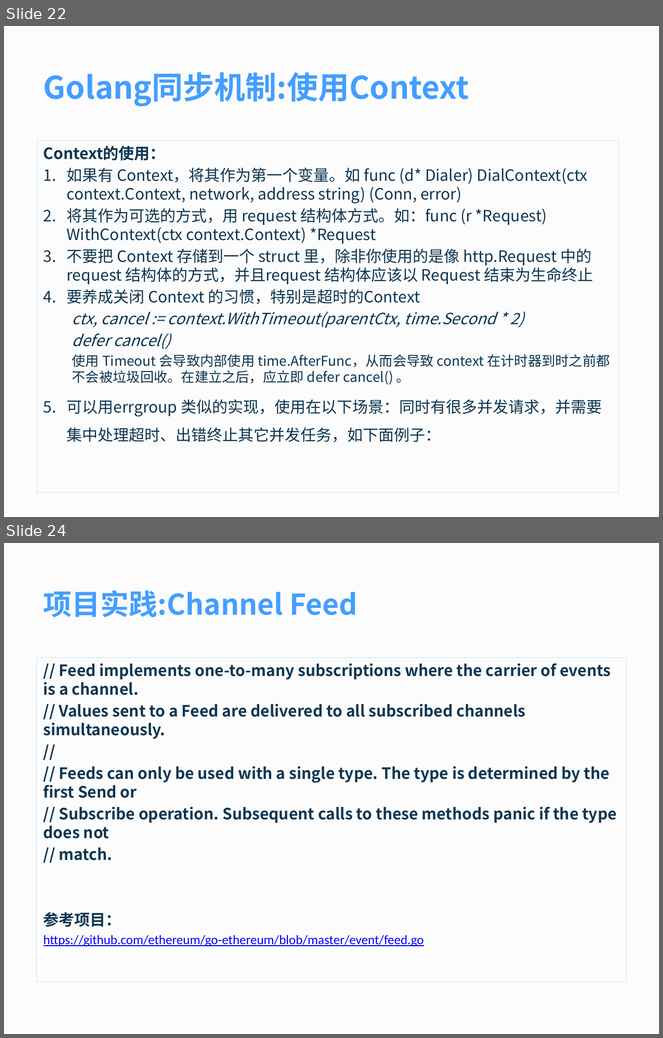
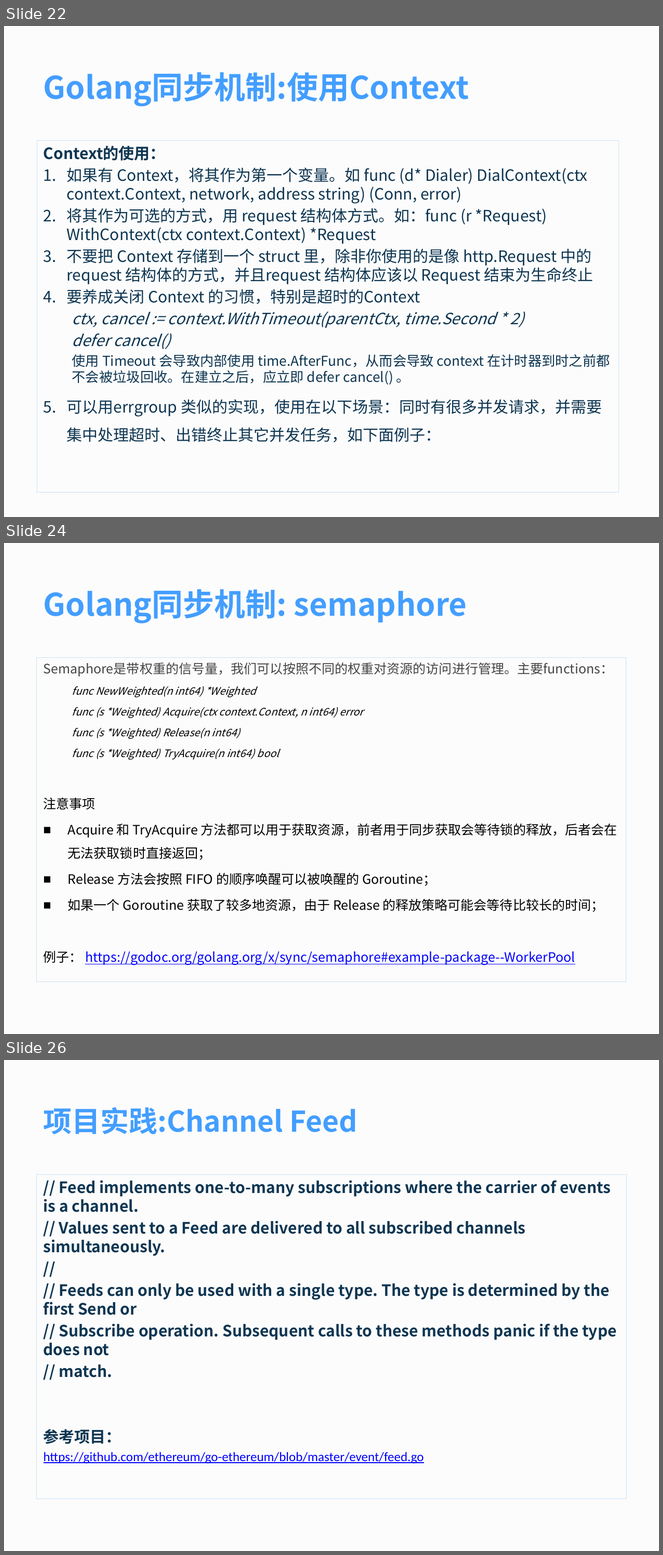
Before and after one commit to yuleihua/learn_golang, a slide deck: Golang同步机制.pptx. Shown one above the other, each under a label of ours: slides 22 and 24 before the commit, slides 22, 24 and 26 after it; the slides between them are not shown. The pictures are 663x1038 and 663x1555 pixels, drawn with LibreOffice and Linux fonts; fonts in the diff are those of the drawing. Boxes give left, top, right and bottom in pixels: in the first picture for what was removed or moved away, otherwise in the second. Text is boxed around its words. In the diff, an @@ line names an element or a change of style, - is before the commit and + after.

Commit message:
update sync package

```diff
--- a/Golang同步机制.pptx
+++ b/Golang同步机制.pptx
@@ slide 24 added at <box>4,543,659,1034</box>, background #FCFCFC @@
@@ title added at <box>44,589,467,624</box>, 48 pt, text #439EFF, bold @@
+Golang同步机制: semaphore
@@ rectangle added at <box>37,658,626,982</box>, outline #C8E3F6 0.75 pt, 20 pt, text #000000 @@
+  func NewWeighted(n int64) *Weighted
+  func (s *Weighted) Acquire(ctx context.Context, n int64) error
+  func (s *Weighted) Release(n int64)
+  func (s *Weighted) TryAcquire(n int64) bool
+注意事项
+■ Acquire 和 TryAcquire 方法都可以用于获取资源，前者用于同步获取会等待锁的释放，后者会在无法获取锁时直接返回；
+■ Release 方法会按照 FIFO 的顺序唤醒可以被唤醒的 Goroutine；
+■ 如果一个 Goroutine 获取了较多地资源，由于 Release 的释放策略可能会等待比较长的时间；
+例子： https://godoc.org/golang.org/x/sync/semaphore#example-package--WorkerPool
@@ text added at <box>44,663,614,677</box>, 20 pt, text #454545 @@
+Semaphore是带权重的信号量，我们可以按照不同的权重对资源的访问进行管理。主要functions：
@@ what was slide 24 is now slide 26 @@
```
Also in this commit, not shown: 3 slides changed, 1 other slide added, 1 other file.
